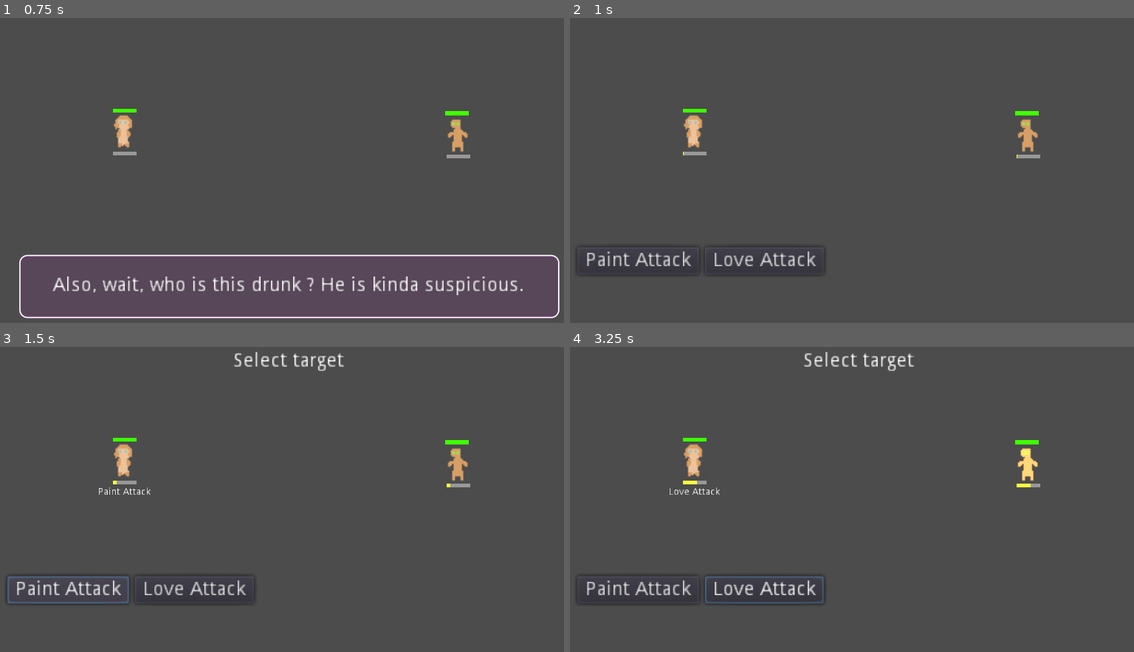
Above: before the commit, frames 1-4 (two rows, left to right).
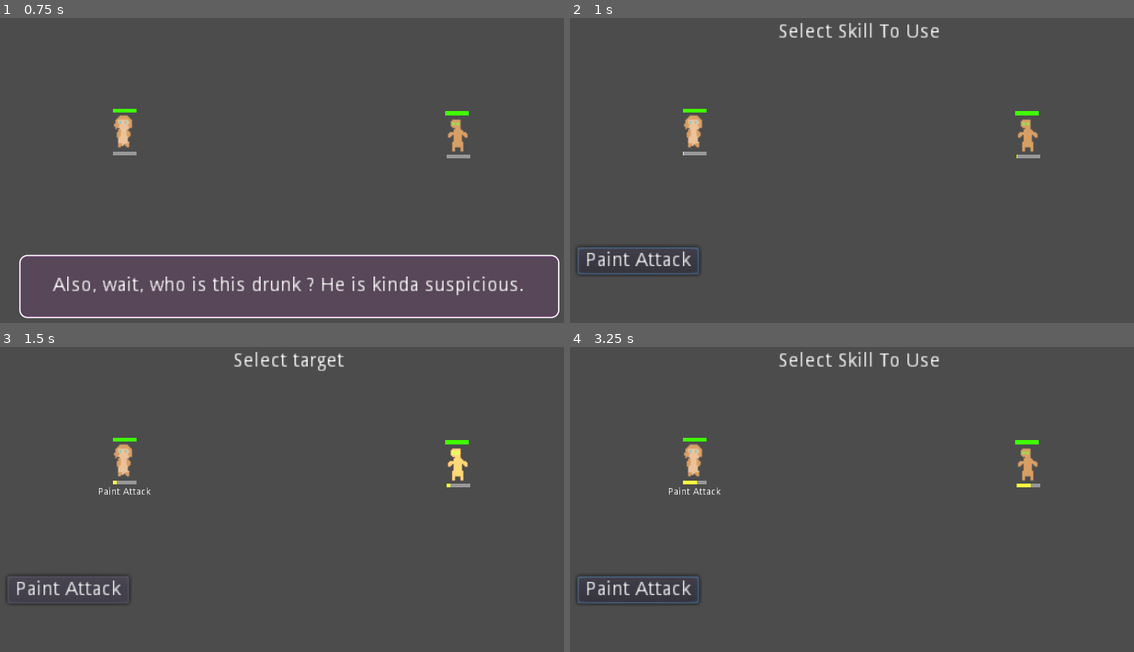
Above: after the commit, the same moments.

Repository: delphifeel/diana_in_trouble
Game: Godot game, scene res://Game.tscn
The game is run twice, just before and just after one commit, with the same random seed, the same clock (stepped at 60 frames per second) and the same inputs.
Inputs (mouse positions are in pixels of both pictures, inside the frame that each line leads up to):
- Up to frame 1 (0.75 s): tap Enter at 0.5 s; move the mouse to (417, 143) at 0.52 s; hold Up (ui_up) from 0.53 s (still down); tap Space (ui_select) at 0.6 s; click (417, 143) at 0.67 s
- Up to frame 2 (1 s): keep holding Up (ui_up); tap Space (ui_select) at 0.77 s
- Up to frame 3 (1.5 s): tap Space (ui_select) at 1.07 s; release Up (ui_up) at 1.25 s; click "Paint Attack" at 1.25 s
- Up to frame 4 (3.25 s): click "Love Attack" (after the commit: "Paint Attack") at 2 s; tap Space (ui_select) at 2.75, 2.85, 3.02 s; move the mouse to (1026, 465) at 2.77 s; hold Down (ui_down) from 2.78 s (still down); click (1026, 465) at 2.92 s

Frame 1 is identical in both runs. In frame 2, 1.1% of the frame differs, in the area x 1-66%, y 1-85%; in frame 3, 0.8%; in frame 4, 1.7%, in the area x 1-83%, y 1-85%.

Commit message:
last march day

Diff:
--- a/Game.tscn
+++ b/Game.tscn
@@ -73,8 +73,6 @@
 size_flags_stretch_ratio = 0.0
 columns = 4
 script = ExtResource( 8 )
-_player_node_path = NodePath("../Player")
-_action_label_path = NodePath("../ActionLabel")
 
 [node name="ActionLabel" type="Label" parent="."]
 margin_left = 125.0
--- a/autoload/all_enemies.gd
+++ b/autoload/all_enemies.gd
@@ -10,7 +10,7 @@
 			dexterity = 6,
 			skill_names = ["Drunk Attack"],
 			max_health = 50,
-			defence = 6,
+			defense = 6,
 		},
 	},
 }
--- a/autoload/all_skills.gd
+++ b/autoload/all_skills.gd
@@ -14,15 +14,16 @@
 		cooldown = 4.0,
 	},
 	"Love Attack": {
-		accuracy = [Insight, Willpower, 4],
-		dmg = [HighRoll, 20],
-		cooldown = 8.0,
+		accuracy = [Insight, Willpower, 1],
+		dmg = [HighRoll, -3],
+		cooldown = 4.0,
+		all = true,
 	},
 
 	# Enemy skills
 	"Drunk Attack": {
 		accuracy = [Might, Might, -4],
-		dmg = [HighRoll],
+		dmg = [HighRoll, -7],
 		cooldown = 4.0,
 	},
 }
--- a/autoload/game_state.gd
+++ b/autoload/game_state.gd
@@ -1,4 +1,10 @@
 extends Node
+
+var EnemyScene = load("res://Enemy.tscn")
+onready var StoryText = get_node("/root/Game/StoryText")
+onready var PlayerSkillsMenu = get_node("/root/Game/PlayerSkillsMenu")
+
+signal level_changed
 
 const _SPAWN_POINTS := [
 	Vector2(335.0, 101.0),
@@ -6,19 +12,19 @@
 	Vector2(382.0, 151.0),
 ]
 
-var EnemyScene = load("res://Enemy.tscn")
-onready var StoryText = get_node("/root/Game/StoryText")
-onready var PlayerSkillsMenu = get_node("/root/Game/PlayerSkillsMenu")
-
 var _active_level_number := 1
 var _all_enemies = []
 var _is_story_phase := true
 
+func get_enemy_by_index(index):
+	return _all_enemies[index]
+
 func switch_to_game_phase():
 	_is_story_phase = false
 	get_tree().paused = false
+	StoryText.visible = false
 	PlayerSkillsMenu.visible = true
-	StoryText.visible = false
+	InputState.change_selection_state(InputState.SelectionState.Skill)
 
 func _switch_to_story_phase():
 	_is_story_phase = true
@@ -31,6 +37,7 @@
 	_active_level_number += 1
 	_spawn_enemies()
 	_switch_to_story_phase()
+	emit_signal("level_changed")
 
 func get_level_number():
 	return _active_level_number
@@ -49,8 +56,9 @@
 
 func _spawn_enemy(enemy_id):
 	var enemy = EnemyScene.instance()
+	var index = _all_enemies.size()
 	enemy.enemy_id = enemy_id
-	var index = _all_enemies.size()
+	enemy.enemy_index = index
 	add_child(enemy)
 	enemy.position = _SPAWN_POINTS[index]
 	_all_enemies.push_back(enemy)
@@ -63,7 +71,6 @@
 func _process(_delta):
 	var all_dead := true
 	for enemy in _all_enemies:
-
 		if not enemy.character().is_dead():
 			all_dead = false
 			break
--- a/autoload/input_state.gd
+++ b/autoload/input_state.gd
@@ -1,37 +1,98 @@
 extends Node
-
-var _selecting_target := false
-var _target = null
-var _skill_to_use := ""
 
 onready var ActionLabel := get_node("/root/Game/ActionLabel")
 onready var Player := get_node("/root/Game/Player")
+onready var PlayerSkillsMenu := get_node("/root/Game/PlayerSkillsMenu")
+
+signal target_enemy_changed(enemies_indexes)
+
+enum SelectionState {
+	None,
+	Skill,
+	Target,
+}
+
+var _selection_state = SelectionState.None
+var _targets_indexes = []
+var _skill_button = null
+var _skill_to_use := ""
 
 func is_selecting_target() -> bool:
-	return _selecting_target
+	return _selection_state == SelectionState.Target
 
-func set_selecting_target(value: bool):
-	_selecting_target = value
-	if _selecting_target:
-		ActionLabel.text = "Select target"
-	else:
-		ActionLabel.text = ""
-
-func set_target(target):
-	_target = target
-
-func set_skill_to_use(skill_to_use: String):
+func set_skill_to_use(skill_to_use: String, skill_button):
+	_skill_button = skill_button
 	_skill_to_use = skill_to_use
 	Player.get_node("ActiveSkillLabel").text = _skill_to_use
 
-func _input(event):
-	if event is InputEventMouseButton:
-		if (event.button_index == BUTTON_LEFT and
-			event.pressed and
-			_selecting_target):
+func change_selection_state(value):
+	_selection_state = value
+	match _selection_state:
+		SelectionState.Skill:
+			_change_targets([])
+			ActionLabel.text = "Select Skill To Use"
+			_skill_to_use = ""
+			_skill_button = PlayerSkillsMenu.get_child(0)
+			_skill_button.call_deferred("grab_focus")
+		SelectionState.Target:
+			if _is_skill_targets_all(_skill_to_use):
+				_change_targets(_get_all_enemies_indexes())
+			else:
+				_change_targets([0])
+			_skill_button.call_deferred("release_focus")
+			ActionLabel.text = "Select target"
 
-			var player_character = Player.character()
-			if _skill_to_use and _target and player_character.can_attack():
-				player_character.attack(_target, _skill_to_use)
-				set_selecting_target(false)
-				set_skill_to_use("")
+func _get_all_enemies_indexes():
+	return range(GameState.get_level().enemies.size())
+
+
+func _is_skill_targets_all(skill_name):
+	var skill = AllSkills.get(_skill_to_use)
+	return "all" in skill and skill.all
+
+func _change_targets(indexes):
+	_targets_indexes = indexes
+	emit_signal("target_enemy_changed", _targets_indexes)
+
+func _select_prev_target_enemy():
+	if _targets_indexes.size() != 1:
+		return
+
+	var target_enemy_index = _targets_indexes[0]
+	var new_index
+	if target_enemy_index == 0:
+		new_index = GameState.get_level().enemies.size() - 1
+	else:
+		new_index = target_enemy_index - 1
+
+	_change_targets([new_index])
+
+func _select_next_target_enemy():
+	if _targets_indexes.size() != 1:
+		return
+
+	var target_enemy_index = _targets_indexes[0]
+	var new_index
+	if target_enemy_index == GameState.get_level().enemies.size() - 1:
+		new_index = 0
+	else:
+		new_index = target_enemy_index + 1
+
+	_change_targets([new_index])
+
+func _process(delta):
+	var _player_character = Player.character()
+	if _selection_state == SelectionState.Target:
+		if _skill_to_use and _player_character.can_attack():
+			var targets = []
+			for i in _targets_indexes:
+				var enemy = GameState.get_enemy_by_index(i)
+				targets.append(enemy.character())
+
+			_player_character.attack(targets, _skill_to_use)
+			change_selection_state(SelectionState.Skill)
+
+		if Input.is_action_just_pressed("ui_down"):
+			_select_prev_target_enemy()
+		elif Input.is_action_just_pressed("ui_up"):
+			_select_next_target_enemy()
--- a/autoload/levels.gd
+++ b/autoload/levels.gd
@@ -11,6 +11,9 @@
 		],
 	},
 	level2 = {
+		new_skills = [
+			"Love Attack",
+		],
 		enemies = [
 			"Drunk Man",
 			"Drunk Man",
--- a/character.gd
+++ b/character.gd
@@ -13,7 +13,7 @@
 	# insight
 	# willpower
 	# dexterity
-	# defence
+	# defense
 	# max_health
 	# skill_names
 func _init(id, ActionBar, HealthBar, stats):
@@ -38,7 +38,7 @@
 func can_attack():
 	return _cooldown_left <= 0.0
 
-func attack(target, skill_name):
+func attack(targets, skill_name):
 	assert(can_attack())
 	var skill = AllSkills.get(skill_name)
 	_go_to_cooldown(skill.cooldown * Settings.speed)
@@ -58,28 +58,28 @@
 	if acc_value < 0:
 		acc_value = 0
 
-	var target_character = target.character()
-	var target_defence = target_character.get_stats().defence
-	print("%s attacks %s (%s vs %s)" % [get_id(), target_character.get_id(), acc_value, target_defence])
-	if acc_value < target_defence:
-		print("Miss")
-		return
+	for target_character in targets:
+		var target_defense = target_character.get_stats().defense
+		print("%s attacks %s (%s vs %s)" % [get_id(), target_character.get_id(), acc_value, target_defense])
+		if acc_value < target_defense:
+			print("Miss")
+			return
 
-	# dmg
-	var dmg_value := 0
-	for modifier in skill.dmg:
-		if modifier is int:
-			dmg_value += modifier
-		elif modifier == AllSkills.HighRoll:
-			dmg_value += highroll
-		else:
-			var roll = Random.new() % _stats[modifier] + 1
-			dmg_value += roll
+		# dmg
+		var dmg_value := 0
+		for modifier in skill.dmg:
+			if modifier is int:
+				dmg_value += modifier
+			elif modifier == AllSkills.HighRoll:
+				dmg_value += highroll
+			else:
+				var roll = Random.new() % _stats[modifier] + 1
+				dmg_value += roll
 
-	if dmg_value < 0:
-		dmg_value = 0
-	print("%s takes %s dmg" % [target_character.get_id(), dmg_value])
-	target_character.take_dmg(dmg_value)
+		if dmg_value < 0:
+			dmg_value = 0
+		print("%s takes %s dmg" % [target_character.get_id(), dmg_value])
+		target_character.take_dmg(dmg_value)
 
 func take_dmg(amount):
 	_health -= amount
--- a/enemy.gd
+++ b/enemy.gd
@@ -1,6 +1,7 @@
 extends Sprite
 
-var enemy_id
+export(String) var enemy_id
+export(int) var enemy_index
 
 var _enemy_type = null
 var _prev_selecting_target := false
@@ -12,15 +13,11 @@
 func character():
 	return _character
 
-func _on_mouse_entered():
-	if InputState.is_selecting_target():
-		self.self_modulate = Color(1.0, 1.0, 1.0, 1.7)
-		InputState.set_target(self)
+func _focus():
+	self.self_modulate = Color(1.0, 1.0, 1.0, 1.7)
 
-func _on_mouse_exited():
-	if InputState.is_selecting_target():
-		self.self_modulate = Color(1.0, 1.0, 1.0)
-		InputState.set_target(null)
+func _unfocus():
+	self.self_modulate = Color(1.0, 1.0, 1.0)
 
 func _prepare():
 	_enemy_type = AllEnemies.get(enemy_id)
@@ -33,24 +30,22 @@
 	)
 	self.texture = _enemy_type.sprite
 
+func _on_enemy_change(indexes):
+	if indexes.has(enemy_index):
+		_focus()
+	else:
+		_unfocus()
+
 # Called when the node enters the scene tree for the first time.
 func _ready():
 	_prepare()
-	$Area2D.connect("mouse_entered", self, "_on_mouse_entered")
-	$Area2D.connect("mouse_exited", self, "_on_mouse_exited")
+	InputState.connect("target_enemy_changed", self, "_on_enemy_change")
 
 # Called every frame. 'delta' is the elapsed time since the previous frame.
 func _process(delta):
 	if _character == null or _character.is_dead():
 		return
 
-	var selecting_target = InputState.is_selecting_target()
-	if selecting_target != _prev_selecting_target:
-		if not selecting_target:
-			self.self_modulate = Color(1.0, 1.0, 1.0)
-		_prev_selecting_target = selecting_target
-
 	_character.process(delta)
-
 	if _character.can_attack():
-		_character.attack(Player, _enemy_type.stats.skill_names[0])
+		_character.attack([Player.character()], _enemy_type.stats.skill_names[0])
--- a/player.gd
+++ b/player.gd
@@ -10,14 +10,23 @@
 	willpower = 8,
 	dexterity = 8,
 	max_health = 30,
-	skill_names = ["Paint Attack", "Love Attack"],
-	defence = 10,
+	skill_names = ["Paint Attack"],
+	defense = 10,
 }
+
+onready var PlayerSkillsMenu = get_node("/root/Game/PlayerSkillsMenu")
 
 func character():
 	return _character
 
-# Called when the node enters the scene tree for the first time.
+
+func _on_level_changed():
+	var new_skills = GameState.get_level().new_skills
+	if new_skills:
+		character().get_stats().skill_names.append_array(new_skills)
+	for skill in new_skills:
+		PlayerSkillsMenu.add_skill(skill)
+
 func _ready():
 	_character = Character.new(
 		"Diana",
@@ -25,6 +34,7 @@
 		$Healthbar,
 		_stats
 	)
+	GameState.connect("level_changed", self, "_on_level_changed")
 
 # Called every frame. 'delta' is the elapsed time since the previous frame.
 func _process(delta):
--- a/player_skills_menu.gd
+++ b/player_skills_menu.gd
@@ -1,21 +1,18 @@
 extends GridContainer
 
-export(NodePath) var _player_node_path
-onready var Player := get_node(_player_node_path)
-export(NodePath) var _action_label_path
-onready var ActionLabel := get_node(_action_label_path)
-onready var Enemy := get_node("/root/Game/Enemy1")
+onready var Player = get_node("/root/Game/Player")
 
+func add_skill(skill_name):
+	var skill_button := Button.new()
+	skill_button.text = skill_name
+	# warning-ignore:return_value_discarded
+	skill_button.connect("pressed", self, "_on_skill_pressed", [skill_button, skill_name])
+	add_child(skill_button)
 
-# Called when the node enters the scene tree for the first time.
 func _ready():
 	for skill_name in Player.character().get_stats().skill_names:
-		var skill_button := Button.new()
-		skill_button.text = skill_name
-		# warning-ignore:return_value_discarded
-		skill_button.connect("pressed", self, "_on_skill_pressed", [skill_name])
-		add_child(skill_button)
+		add_skill(skill_name)
 
-func _on_skill_pressed(skill_name):
-	InputState.set_selecting_target(true)
-	InputState.set_skill_to_use(skill_name)
+func _on_skill_pressed(button, skill_name):
+	InputState.set_skill_to_use(skill_name, button)
+	InputState.change_selection_state(InputState.SelectionState.Target)
